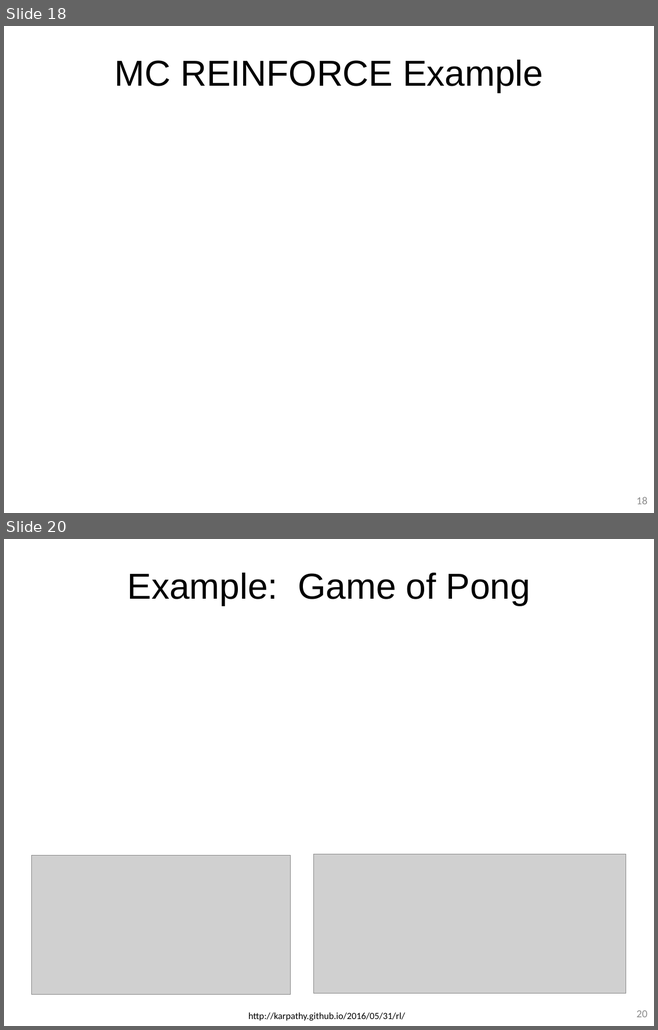
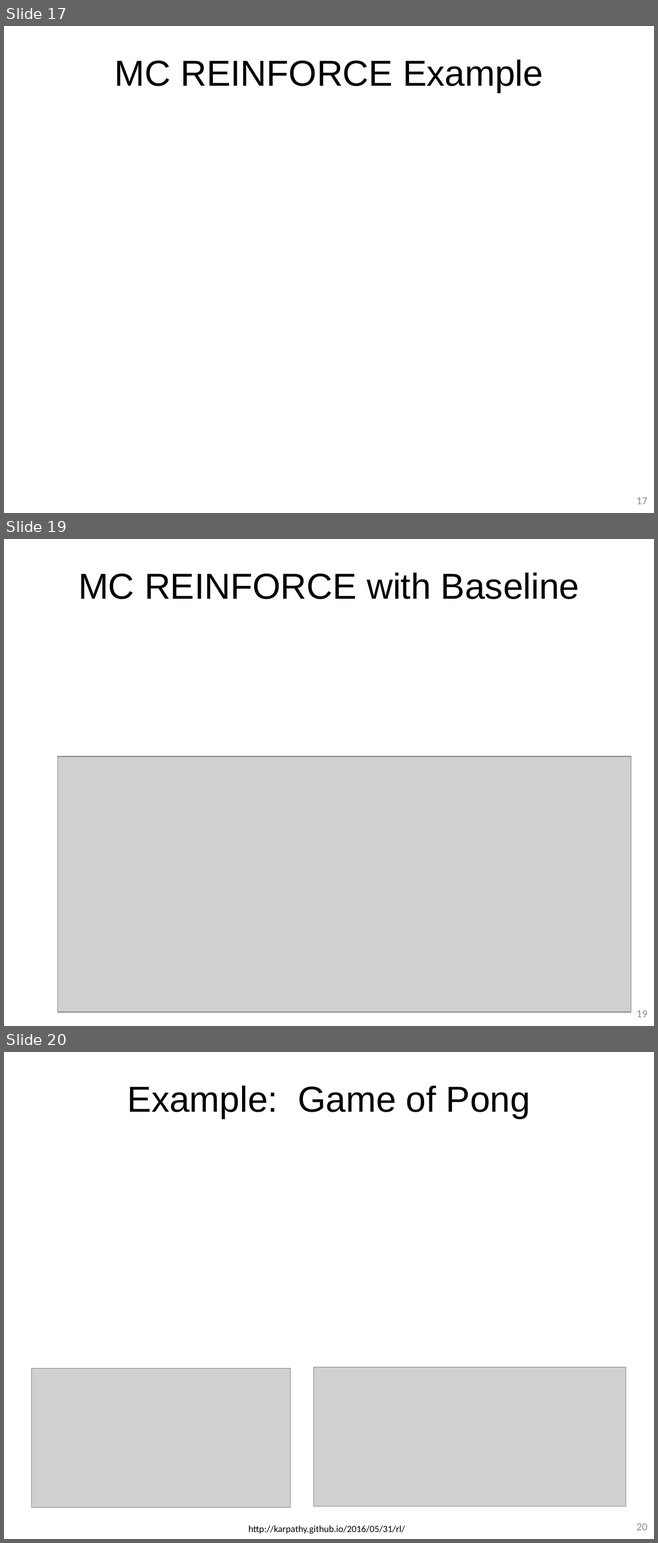
Before and after one commit to guzonghua/saav, a slide deck: PPTs/L7.3 Policy-based RL.pptx. Shown one above the other, each under a label of ours: slides 18 and 20 before the commit, slides 17, 19 and 20 after it; the slides between them are not shown. The pictures are 658x1030 and 658x1543 pixels, drawn with LibreOffice and Linux fonts; fonts in the diff are those of the drawing; grey boxes stand for pictures. Boxes give left, top, right and bottom in pixels: in the first picture for what was removed or moved away, otherwise in the second. Text is boxed around its words. In the diff, an @@ line names an element or a change of style, - is before the commit and + after.

```diff
--- a/PPTs/L7.3 Policy-based RL.pptx
+++ b/PPTs/L7.3 Policy-based RL.pptx
@@ slide 19 added at box(4, 539, 654, 1026), background #FFFFFF; not listed: 1 template element that a slide beside it also shows @@
@@ title added at box(78, 573, 579, 599), 40 pt, text #000000 @@
+MC REINFORCE with Baseline
@@ picture added at box(58, 756, 631, 1012) @@
@@ what was slide 18 is now slide 17 @@
@@ page number at box(636, 498, 647, 504): text changed @@
-18
+17
```
Also in this commit, not shown: 6 slides changed, 1 slide removed, 3 other files.
